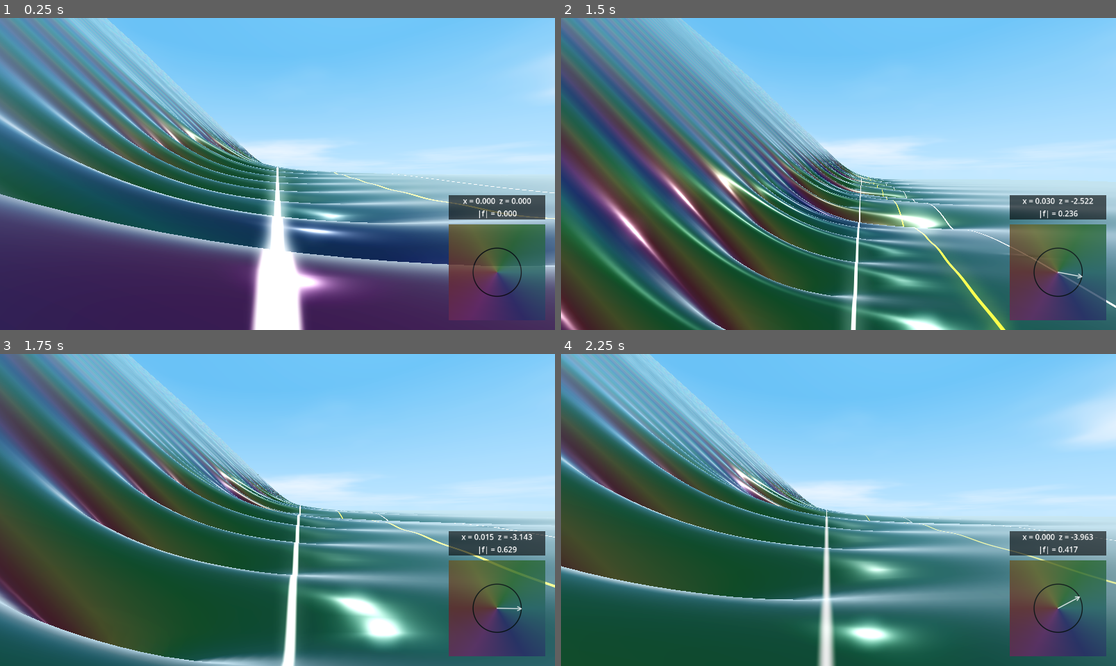
Above: before the commit, frames 1-4 (two rows, left to right).
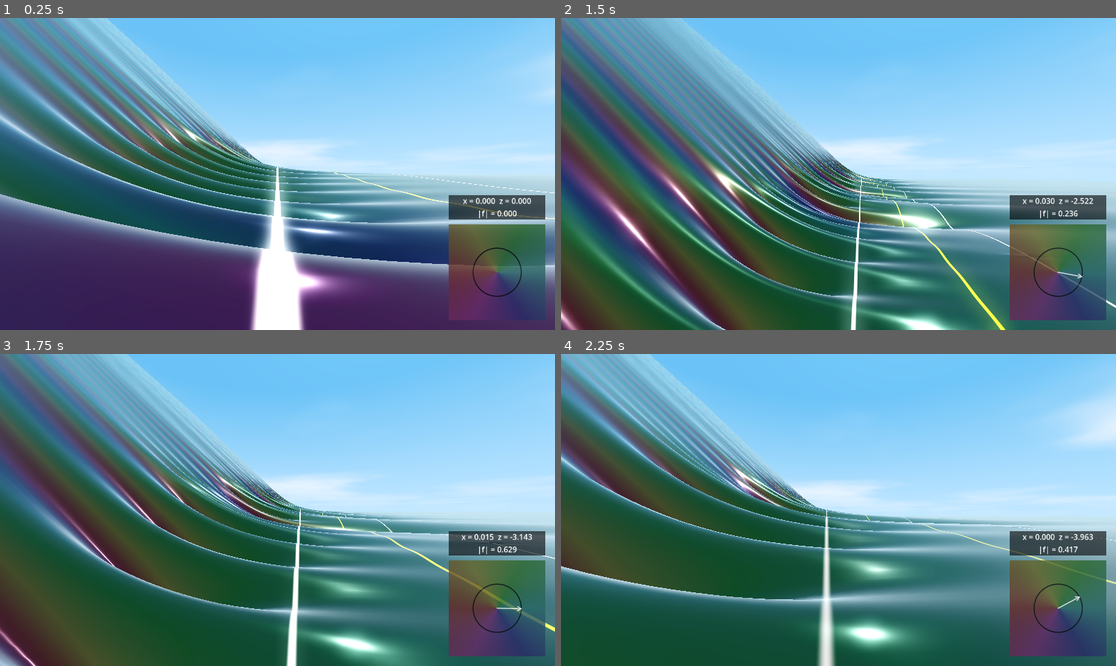
Above: after the commit, the same moments.

Repository: allanino/complex-functions-explorer
Game: Godot game, scene res://scenes/main.tscn
Same seed, same stepped clock (60 frames per second), same inputs: the game is played once before the commit and once after it.
Inputs (mouse positions are in pixels of both pictures, inside the frame that each line leads up to):
- Up to frame 1 (0.25 s): no input
- Up to frame 2 (1.5 s): tap Enter at 0.5 s; move the mouse to (866, 174) at 0.52 s; hold Space 0.53-1.28 s; hold W (move_forward) from 0.53 s (still down); move the mouse to (810, 174) at 1.27 s; tap Shift at 1.35 s
- Up to frame 3 (1.75 s): keep holding W (move_forward); tap Space at 1.52, 1.55 s
- Up to frame 4 (2.25 s): keep holding W (move_forward); tap Space at 1.82 s; move the mouse to (849, 503) at 2.02 s; hold Ctrl from 2.03 s (still down)

Frames 1-2 are identical in both runs. In frame 3, 41% of the frame differs, in the area x 0-100%, y 0-100%; in frame 4, nothing differs.

Commit message:
Implement smooth height reset and refine visualization
- Implemented continuous height reduction ("shrinking") on double-space action.
- Fixed conflict between height increase and reset logic.
- Changed player marker to a hollow black circle for better visibility.
- Set global volumetric fog density to zero to ensure sky visibility for x > 0.
- Updated Ctrl speed multiplier to 0.15.
- Added robustness checks for chunk materials in world manager.

Co-authored-by: allanino <5325241+allanino@users.noreply.github.com>

Diff:
--- a/scripts/player_controller.gd
+++ b/scripts/player_controller.gd
@@ -9,6 +9,7 @@
 var height_offset = 0.0
 var last_space_time = 0.0
 var space_held_time = 0.0
+var is_resetting_height = false
 
 @onready var camera = $Camera3D
 
@@ -31,7 +32,7 @@
 	if event is InputEventKey and event.pressed and event.keycode == KEY_SPACE and not event.echo:
 		var current_time = Time.get_ticks_msec() / 1000.0
 		if current_time - last_space_time < DOUBLE_PRESS_TIME:
-			height_offset = 0.0
+			is_resetting_height = true
 		last_space_time = current_time
 
 func get_terrain_height(x: float, z: float) -> float:
@@ -47,9 +48,15 @@
 	if Input.is_key_pressed(KEY_SPACE):
 		space_held_time += delta
 		if space_held_time > DOUBLE_PRESS_TIME:
+			is_resetting_height = false
 			height_offset += 10.0 * delta
 	else:
 		space_held_time = 0.0
+
+	if is_resetting_height:
+		height_offset = move_toward(height_offset, 0.0, 20.0 * delta)
+		if height_offset <= 0.0:
+			is_resetting_height = false
 
 	var input_dir = Input.get_vector("move_left", "move_right", "move_forward", "move_backward")
 	var direction = (transform.basis * Vector3(input_dir.x, 0, input_dir.y)).normalized()
